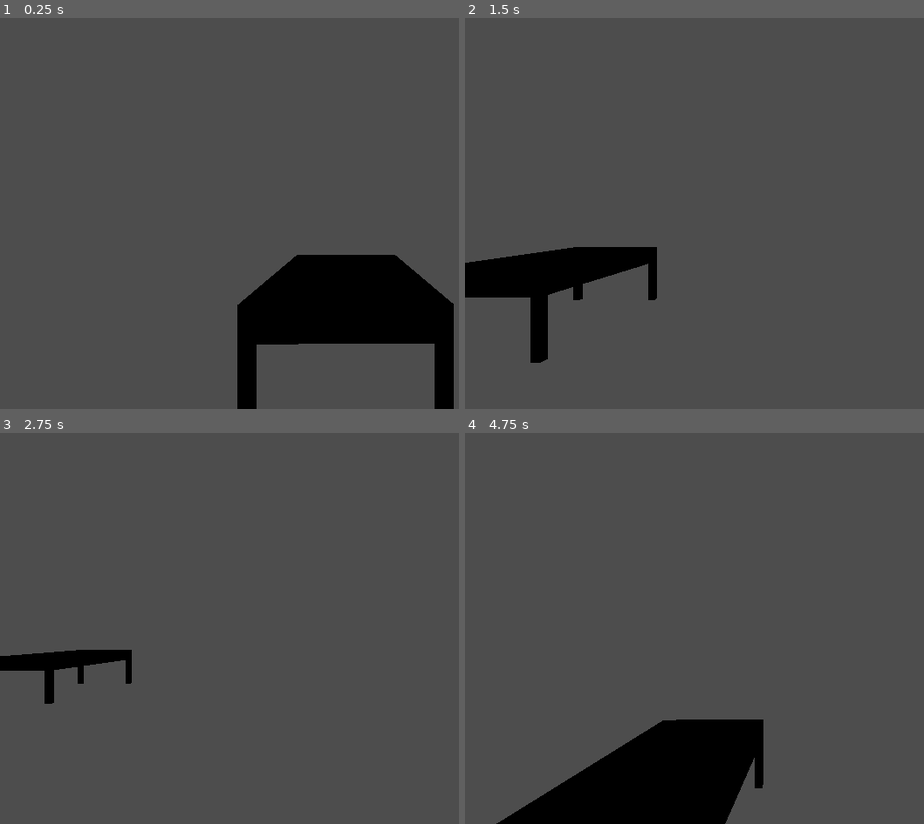
Above: before the commit, frames 1-4 (two rows, left to right).
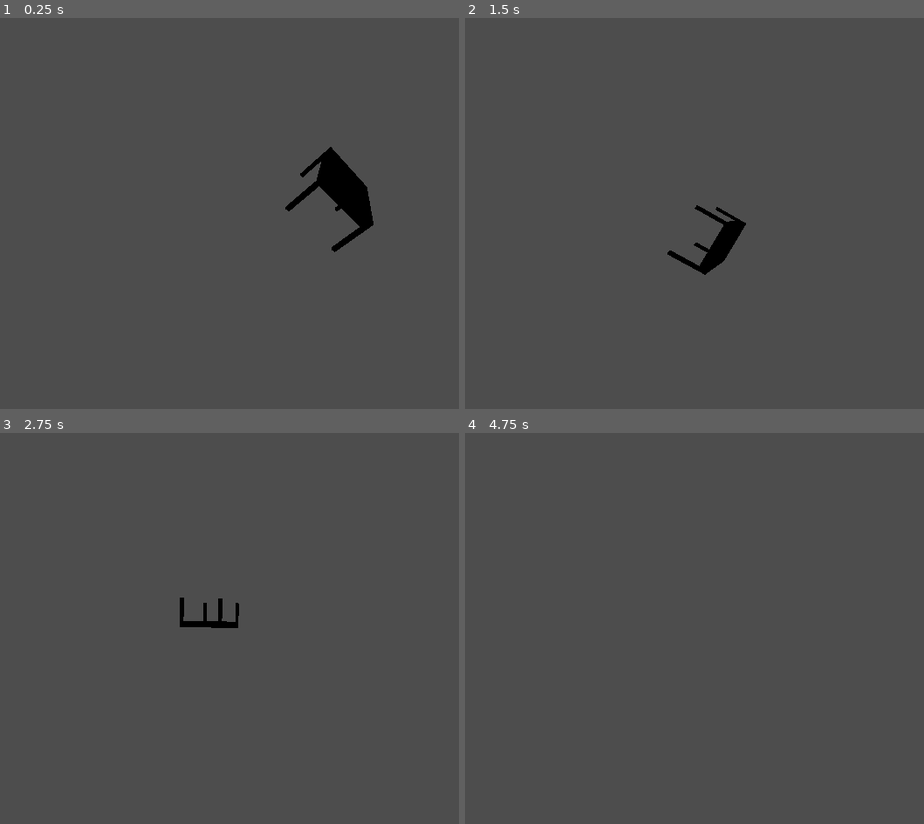
Above: after the commit, the same moments.

Repository: KhalidASC20/Tables
Game: Godot game, scene res://scenes/game.tscn
The game is run twice, just before and just after one commit, with the same random seed, the same clock (stepped at 60 frames per second) and the same inputs.
Inputs:
- Up to frame 1 (0.25 s): no input
- Up to frame 2 (1.5 s): tap Enter (ui_accept) at 0.5, 0.77 s; hold Right (ui_right) 0.53-1.28 s; hold Down (ui_down) from 1.28 s (still down)
- Up to frame 3 (2.75 s): tap Enter (ui_accept) at 1.52 s; release Down (ui_down) at 2.03 s; hold Right (ui_right) from 2.03 s (still down)
- Up to frame 4 (4.75 s): release Right (ui_right) at 2.78 s; hold Up (ui_up) 2.78-3.53 s; tap Enter (ui_accept) at 3.02, 3.77, 4.52 s; hold Left (ui_left) from 3.53 s (still down)

The runs differ from the first frame. In frame 1, 12% of the frame differs, in the area x 51-99%, y 32-100%; in frame 2, 5.5%; in frame 3, 1.8%; in frame 4, 9.9%.

Commit message:
remodeled table

Diff:
--- a/scenes/game.tscn
+++ b/scenes/game.tscn
@@ -5,17 +5,19 @@
 
 [sub_resource type="PhysicsMaterial" id="PhysicsMaterial_mb1br"]
 
-[sub_resource type="WorldBoundaryShape3D" id="WorldBoundaryShape3D_3ddht"]
+[sub_resource type="BoxShape3D" id="BoxShape3D_fgno0"]
+size = Vector3(10, 1, 10)
 
 [node name="game" type="Node3D"]
 
 [node name="Table" parent="." instance=ExtResource("1_rgcri")]
+transform = Transform3D(0.869805, 0.324086, 0.372031, -0.493395, 0.571331, 0.655852, 0, -0.754022, 0.656849, -3.05327, 3.09348, 0)
 
 [node name="ground" type="StaticBody3D" parent="."]
 physics_material_override = SubResource("PhysicsMaterial_mb1br")
 
 [node name="CollisionShape3D" type="CollisionShape3D" parent="ground"]
-shape = SubResource("WorldBoundaryShape3D_3ddht")
+shape = SubResource("BoxShape3D_fgno0")
 
 [node name="player" parent="." instance=ExtResource("1_25am5")]
 transform = Transform3D(0.00975625, 0, 0.999952, 0, 1, 0, -0.999952, 0, 0.00975625, 3, 1, 0)
--- a/scenes/table-Aidan.tscn
+++ /dev/null
@@ -1,61 +0,0 @@
-[gd_scene load_steps=6 format=3 uid="uid://0x2ld6ui6adh"]
-
-[sub_resource type="PhysicsMaterial" id="PhysicsMaterial_kho54"]
-
-[sub_resource type="BoxShape3D" id="BoxShape3D_07818"]
-size = Vector3(4, 0.5, 8)
-
-[sub_resource type="BoxShape3D" id="BoxShape3D_gjfp4"]
-size = Vector3(1, 5, 1)
-
-[sub_resource type="BoxMesh" id="BoxMesh_ju4ew"]
-size = Vector3(4, 0.5, 8)
-
-[sub_resource type="BoxMesh" id="BoxMesh_h2m60"]
-size = Vector3(1, 5, 1)
-
-[node name="Node3D" type="Node3D"]
-
-[node name="RigidBody3D" type="RigidBody3D" parent="."]
-physics_material_override = SubResource("PhysicsMaterial_kho54")
-
-[node name="TableTop" type="CollisionShape3D" parent="RigidBody3D"]
-transform = Transform3D(1, 0, 0, 0, 1, 0, 0, 0, 1, 0, 2, 0)
-shape = SubResource("BoxShape3D_07818")
-
-[node name="Leg1" type="CollisionShape3D" parent="RigidBody3D"]
-transform = Transform3D(1, 0, 0, 0, 1, 0, 0, 0, 1, 1.5, -0.25, 3.5)
-shape = SubResource("BoxShape3D_gjfp4")
-
-[node name="Leg2" type="CollisionShape3D" parent="RigidBody3D"]
-transform = Transform3D(1, 0, 0, 0, 1, 0, 0, 0, 1, -1.5, -0.25, 3.5)
-shape = SubResource("BoxShape3D_gjfp4")
-
-[node name="Leg3" type="CollisionShape3D" parent="RigidBody3D"]
-transform = Transform3D(1, 0, 0, 0, 1, 0, 0, 0, 1, -1.5, -0.25, -3.5)
-shape = SubResource("BoxShape3D_gjfp4")
-
-[node name="Leg4" type="CollisionShape3D" parent="RigidBody3D"]
-transform = Transform3D(1, 0, 0, 0, 1, 0, 0, 0, 1, 1.5, -0.25, -3.5)
-shape = SubResource("BoxShape3D_gjfp4")
-
-[node name="MeshInstance3D" type="MeshInstance3D" parent="RigidBody3D"]
-transform = Transform3D(1, 0, 0, 0, 1, 0, 0, 0, 1, 0, 2, 0)
-mesh = SubResource("BoxMesh_ju4ew")
-skeleton = NodePath("../..")
-
-[node name="MeshInstance3D2" type="MeshInstance3D" parent="RigidBody3D/MeshInstance3D"]
-transform = Transform3D(1, 0, 0, 0, 1, 0, 0, 0, 1, 1.5, -2.25, 3.5)
-mesh = SubResource("BoxMesh_h2m60")
-
-[node name="MeshInstance3D5" type="MeshInstance3D" parent="RigidBody3D/MeshInstance3D"]
-transform = Transform3D(1, 0, 0, 0, 1, 0, 0, 0, 1, 1.5, -2.25, 3.5)
-mesh = SubResource("BoxMesh_h2m60")
-
-[node name="MeshInstance3D3" type="MeshInstance3D" parent="RigidBody3D/MeshInstance3D"]
-transform = Transform3D(1, 0, 0, 0, 1, 0, 0, 0, 1, 1.5, -2.25, 3.5)
-mesh = SubResource("BoxMesh_h2m60")
-
-[node name="MeshInstance3D4" type="MeshInstance3D" parent="RigidBody3D/MeshInstance3D"]
-transform = Transform3D(1, 0, 0, 0, 1, 0, 0, 0, 1, 1.5, -2.25, 3.5)
-mesh = SubResource("BoxMesh_h2m60")
--- a/scenes/table.tscn
+++ b/scenes/table.tscn
@@ -1,59 +1,54 @@
 [gd_scene load_steps=5 format=3 uid="uid://dom6625fyunry"]
 
 [sub_resource type="BoxShape3D" id="BoxShape3D_qakp3"]
-size = Vector3(1, 1.00281, 1)
+size = Vector3(2, 0.25, 1.5)
 
 [sub_resource type="BoxMesh" id="BoxMesh_yrcck"]
+size = Vector3(2, 0.25, 1.5)
 
 [sub_resource type="BoxShape3D" id="BoxShape3D_frbb1"]
+size = Vector3(0.1, 1, 0.1)
 
 [sub_resource type="BoxMesh" id="BoxMesh_6hcu0"]
+size = Vector3(0.1, 1, 0.1)
 
-[node name="Table" type="Node3D"]
-transform = Transform3D(1, 0, 0, 0, 1, 0, 0, 0, 1, 0.137, 1, 0)
+[node name="Table" type="RigidBody3D"]
+transform = Transform3D(1, 0, 0, 0, 1, 0, 0, 0, 1, 0, 1, 0)
 
-[node name="RigidBody3D" type="RigidBody3D" parent="."]
-
-[node name="TableTop" type="CollisionShape3D" parent="RigidBody3D"]
-transform = Transform3D(2.11137, 0, 0, 0, 0.321898, 0, 0, 0, 1.40204, 0, 0.00140381, 0)
+[node name="TableTop" type="CollisionShape3D" parent="."]
 shape = SubResource("BoxShape3D_qakp3")
 
-[node name="MeshInstance3D" type="MeshInstance3D" parent="RigidBody3D/TableTop"]
-transform = Transform3D(1.00426, 0, 0, 0, 0.870407, 0, 0, 0, 1.08491, 0, -0.00436115, 0)
+[node name="TableTopMesh" type="MeshInstance3D" parent="TableTop"]
 mesh = SubResource("BoxMesh_yrcck")
 skeleton = NodePath("../../..")
 
-[node name="Leg1" type="CollisionShape3D" parent="RigidBody3D"]
-transform = Transform3D(0.081372, 0, 0, 0, 1, 0, 0, 0, 0.109227, 1.00828, -0.363953, -0.706418)
+[node name="LegRF" type="CollisionShape3D" parent="."]
+transform = Transform3D(1, 0, 0, 0, 1, 0, 0, 0, 1, 0.95, -0.5, 0.7)
 shape = SubResource("BoxShape3D_frbb1")
 
-[node name="MeshInstance3D" type="MeshInstance3D" parent="RigidBody3D/Leg1"]
-transform = Transform3D(1, 0, 0, 0, 1, 0, 0, 0, 1, 0.138626, 0, 0)
+[node name="LegRFMesh" type="MeshInstance3D" parent="LegRF"]
+mesh = SubResource("BoxMesh_6hcu0")
+skeleton = NodePath("../../LegRB")
+
+[node name="LegLF" type="CollisionShape3D" parent="."]
+transform = Transform3D(1, 0, 0, 0, 1, 0, 0, 0, 1, -0.95, -0.5, 0.7)
+shape = SubResource("BoxShape3D_frbb1")
+
+[node name="LegLFMesh" type="MeshInstance3D" parent="LegLF"]
+mesh = SubResource("BoxMesh_6hcu0")
+skeleton = NodePath("../../LegRB")
+
+[node name="LegRB" type="CollisionShape3D" parent="."]
+transform = Transform3D(1, 0, 0, 0, 1, 0, 0, 0, 1, 0.95, -0.5, -0.7)
+shape = SubResource("BoxShape3D_frbb1")
+
+[node name="LegRBMesh" type="MeshInstance3D" parent="LegRB"]
 mesh = SubResource("BoxMesh_6hcu0")
 
-[node name="Leg2" type="CollisionShape3D" parent="RigidBody3D"]
-transform = Transform3D(0.081372, 0, 0, 0, 1, 0, 0, 0, 0.109227, 1.00828, -0.363953, 0.709464)
+[node name="LegLB" type="CollisionShape3D" parent="."]
+transform = Transform3D(1, 0, 0, 0, 1, 0, 0, 0, 1, -0.95, -0.5, -0.7)
 shape = SubResource("BoxShape3D_frbb1")
 
-[node name="MeshInstance3D2" type="MeshInstance3D" parent="RigidBody3D/Leg2"]
-transform = Transform3D(1, 0, 0, 0, 1, 0, 0, 0, 1, 0.143215, 0, 0.0111456)
+[node name="LegLBMesh" type="MeshInstance3D" parent="LegLB"]
 mesh = SubResource("BoxMesh_6hcu0")
-skeleton = NodePath("../../Leg1")
-
-[node name="Leg3" type="CollisionShape3D" parent="RigidBody3D"]
-transform = Transform3D(0.081372, 0, 0, 0, 1, 0, 0, 0, 0.109227, -1.01497, -0.363953, 0.709464)
-shape = SubResource("BoxShape3D_frbb1")
-
-[node name="MeshInstance3D3" type="MeshInstance3D" parent="RigidBody3D/Leg3"]
-transform = Transform3D(1, 0, 0, 0, 1, 0, 0, 0, 1, -0.0574303, 0, 0.0111451)
-mesh = SubResource("BoxMesh_6hcu0")
-skeleton = NodePath("../../Leg1")
-
-[node name="Leg4" type="CollisionShape3D" parent="RigidBody3D"]
-transform = Transform3D(0.081372, 0, 0, 0, 1, 0, 0, 0, 0.109227, -1.01497, -0.363953, -0.707041)
-shape = SubResource("BoxShape3D_frbb1")
-
-[node name="MeshInstance3D4" type="MeshInstance3D" parent="RigidBody3D/Leg4"]
-transform = Transform3D(1, 0, 0, 0, 1, 0, 0, 0, 1, -0.0574303, 0, 0.00546265)
-mesh = SubResource("BoxMesh_6hcu0")
-skeleton = NodePath("../../Leg1")
+skeleton = NodePath("../../LegRB")
